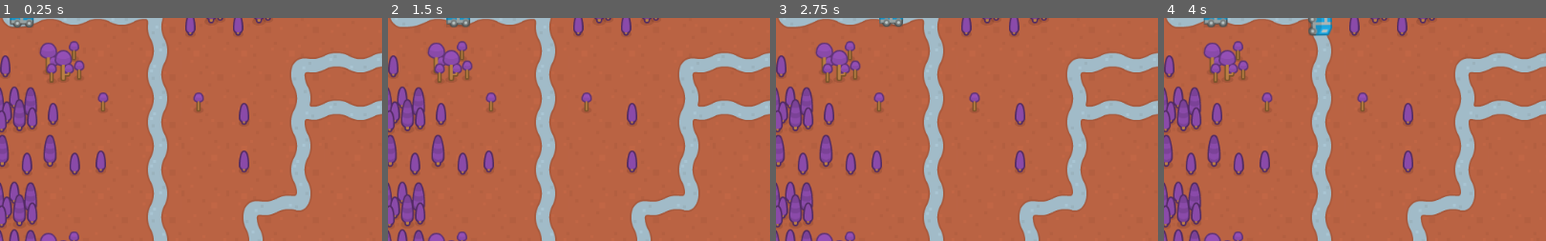
Above: before the commit, frames 1-4 (left to right).
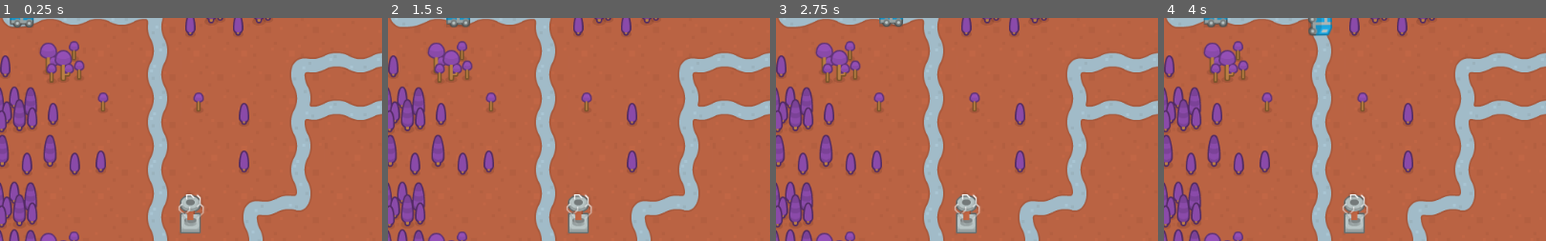
Above: after the commit, the same moments.

Repository: smithmd/GodotTD
Game: Godot game, scene res://Main.tscn
Same seed, same stepped clock (60 frames per second), same inputs: the game is played once before the commit and once after it.
Inputs:
- Up to frame 1 (0.25 s): no input
- Up to frame 2 (1.5 s): tap Enter at 0.5 s; tap Space at 1.25 s
- Up to frame 3 (2.75 s): no input
- Up to frame 4 (4 s): no input
The pictures show only the part of the screen within x 8-58%, y 17-67%; the shares and areas given below are measured in that part.

The runs differ from the first frame. In frame 1, 0.9% of the frame differs, in the area x 46-54%, y 79-97%; in frame 2, 0.9%; in frame 3, 0.9%; in frame 4, 0.9%.

Commit message:
created tower that can detect entry/exit

Diff:
--- a/Main.tscn
+++ b/Main.tscn
@@ -1,8 +1,9 @@
-[gd_scene load_steps=6 format=2]
+[gd_scene load_steps=7 format=2]
 
 [ext_resource path="res://Main.gd" type="Script" id=1]
 [ext_resource path="res://Enemy.tscn" type="PackedScene" id=2]
 [ext_resource path="res://GroundTextures.tres" type="TileSet" id=3]
+[ext_resource path="res://Tower.tscn" type="PackedScene" id=4]
 
 [sub_resource type="Curve2D" id=1]
 
@@ -18,7 +19,7 @@
 "points": PoolVector2Array( 0, 0, 0, 0, -1.32684, 0, 0, 0, 0, 0, 189.075, 0, 0, 0, 0, 0, 194.382, 322.422, 0, 0, 0, 0,  …(317 unchanged characters)…
 }
 
-[node name="Main" type="Node2D" index="0"]
+[node name="Main" type="Node2D"]
 
 script = ExtResource( 1 )
 _sections_unfolded = [ "Transform", "Z Index" ]
@@ -42,7 +43,7 @@
 collision_mask = 1
 occluder_light_mask = 1
 format = 1
-tile_data = PoolIntArray( 0, 19, 0, 1, 0, 0, 2, 2, 0, 3, 0,  …(1064 unchanged characters)…  0, 327683, 0, 0, 327684, 4, 0, 327685, 1, 0, 327686, 13, 0, 327687, 23, 0, 32768 …(1025 unchanged characters)…
+tile_data = PoolIntArray( 0, 19, 0, 1, 0, 0, 2, 2, 0, 3, 0,  …(1064 unchanged characters)…  0, 327683, 0, 0, 327684, 4, 0, 327685, 0, 0, 327686, 13, 0, 327687, 23, 0, 32768 …(1025 unchanged characters)…
 _sections_unfolded = [ "Cell", "Material", "Transform", "Visibility" ]
 
 [node name="PathNorth" type="Path2D" parent="." index="1"]
@@ -72,6 +73,10 @@
 one_shot = false
 autostart = false
 
+[node name="Tower" parent="." index="5" instance=ExtResource( 4 )]
+
+position = Vector2( 332.329, 363.969 )
+
 [connection signal="timeout" from="Enemy_Walk" to="." method="_on_Enemy_Walk_timeout"]
 
 [connection signal="timeout" from="Spawn" to="." method="_on_Spawn_timeout"]
--- /dev/null
+++ b/Tower.gd
@@ -0,0 +1,9 @@
+extends RigidBody2D
+
+func _on_Area2D_body_entered(body):
+	print(body, " entered")
+	pass
+
+func _on_Area2D_body_exited(body):
+	print(body, " exited")
+	pass
--- /dev/null
+++ b/Tower.tscn
@@ -0,0 +1,69 @@
+[gd_scene load_steps=5 format=2]
+
+[ext_resource path="res://Tower.gd" type="Script" id=1]
+[ext_resource path="res://Assets/PNG/Default size/Structure/scifiStructure_13.png" type="Texture" id=2]
+
+[sub_resource type="RectangleShape2D" id=1]
+
+custom_solver_bias = 0.0
+extents = Vector2( 10, 10 )
+
+[sub_resource type="CircleShape2D" id=2]
+
+custom_solver_bias = 0.0
+radius = 80.6226
+
+[node name="Tower" type="RigidBody2D" index="0"]
+
+input_pickable = false
+collision_layer = 0
+collision_mask = 1
+mode = 0
+mass = 1.0
+friction = 1.0
+bounce = 0.0
+gravity_scale = 0.0
+custom_integrator = false
+continuous_cd = 0
+contacts_reported = 0
+contact_monitor = false
+sleeping = false
+can_sleep = true
+linear_velocity = Vector2( 0, 0 )
+linear_damp = -1.0
+angular_velocity = 0.0
+angular_damp = -1.0
+script = ExtResource( 1 )
+_sections_unfolded = [ "Angular", "Applied Forces", "Collision", "Linear", "Material", "Pickable", "Transform", "Visibility", "Z Index" ]
+
+[node name="scifiStructure_13" type="Sprite" parent="." index="0"]
+
+texture = ExtResource( 2 )
+
+[node name="TowerShape" type="CollisionShape2D" parent="." index="1"]
+
+position = Vector2( 9.53674e-007, 0.500001 )
+scale = Vector2( 2, 3.03846 )
+shape = SubResource( 1 )
+
+[node name="Area2D" type="Area2D" parent="." index="2"]
+
+input_pickable = true
+gravity_vec = Vector2( 0, 1 )
+gravity = 98.0
+linear_damp = 0.1
+angular_damp = 1.0
+monitorable = false
+collision_layer = 0
+audio_bus_override = false
+audio_bus_name = "Master"
+_sections_unfolded = [ "Collision", "Material" ]
+
+[node name="CollisionShape2D" type="CollisionShape2D" parent="Area2D" index="0"]
+
+shape = SubResource( 2 )
+_sections_unfolded = [ "Material", "Visibility" ]
+
+[connection signal="body_entered" from="Area2D" to="." method="_on_Area2D_body_entered"]
+
+[connection signal="body_exited" from="Area2D" to="." method="_on_Area2D_body_exited"]
